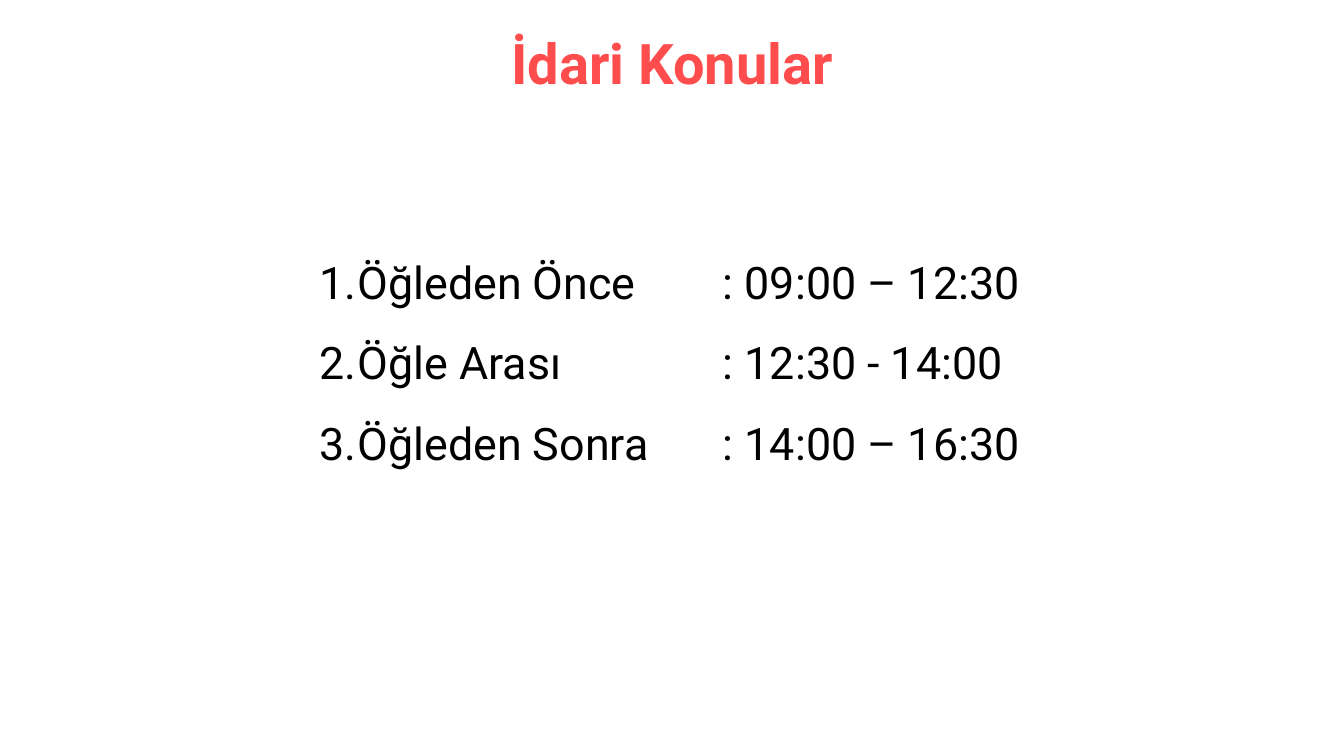
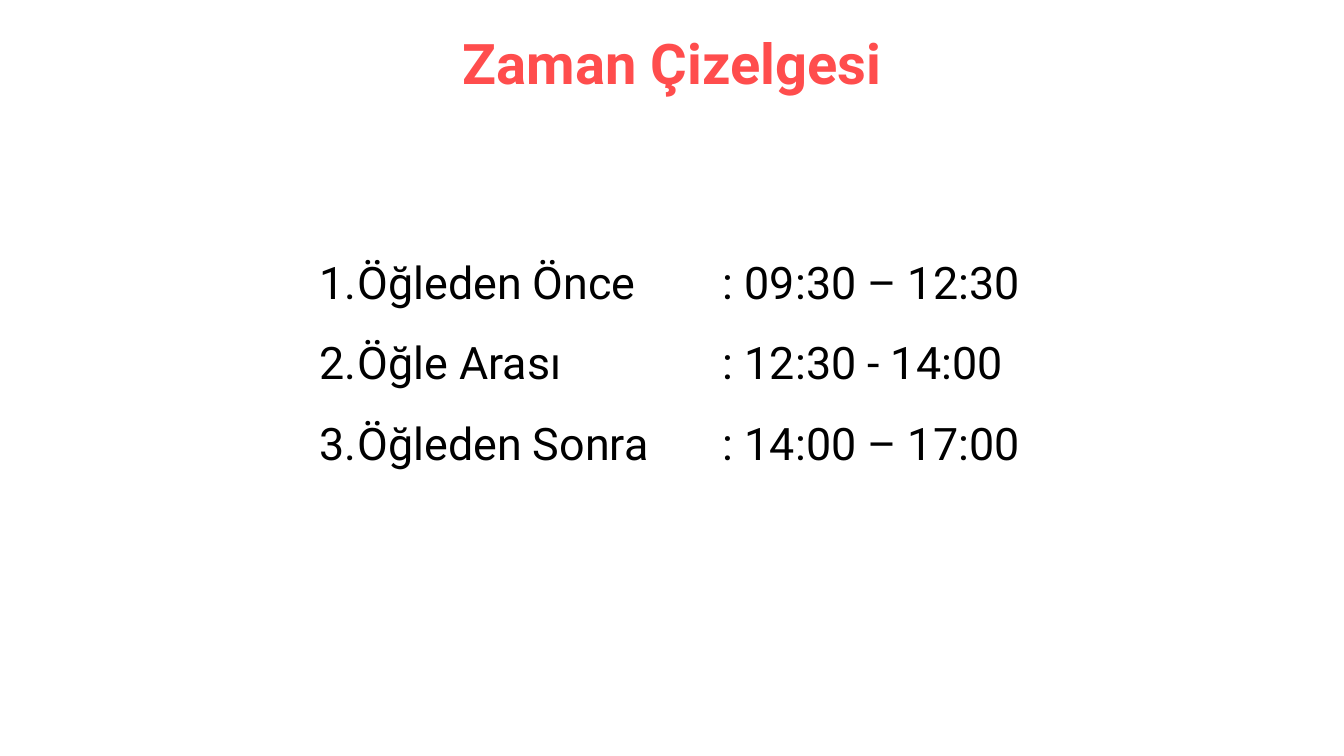
Before and after one commit to erkansirin78/preprocessing-analysis-ml-dl-big-data, a slide deck: slide 3 of acilis_sunumu.pptx. Drawn at 1344x756 pixels with LibreOffice and Linux fonts; fonts in the diff are those of the drawing. Boxes give left, top, right and bottom in pixels: in the first picture for what was removed or moved away, otherwise in the second. Text is boxed around its words. In the diff, an @@ line names an element or a change of style, - is before the commit and + after.

```diff
--- a/acilis_sunumu.pptx
+++ b/acilis_sunumu.pptx
@@ title at box(463, 42, 881, 97): text changed @@
-İdari Konular
+Zaman Çizelgesi
@@ text at box(320, 260, 1020, 309): text changed @@
-1. Öğleden Önce : 09:00 – 12:30
+1. Öğleden Önce : 09:30 – 12:30
@@ text at box(320, 421, 1020, 470): text changed @@
-3. Öğleden Sonra : 14:00 – 16:30
+3. Öğleden Sonra : 14:00 – 17:00
```
Also in this commit, not shown: 1 other slide changed, 1 other file.
